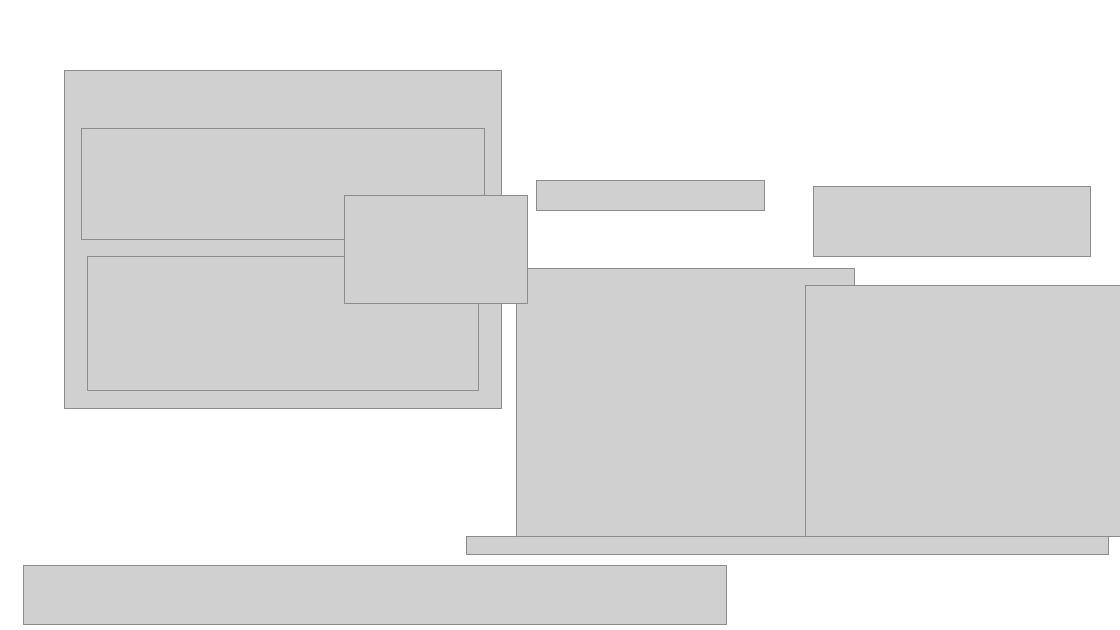
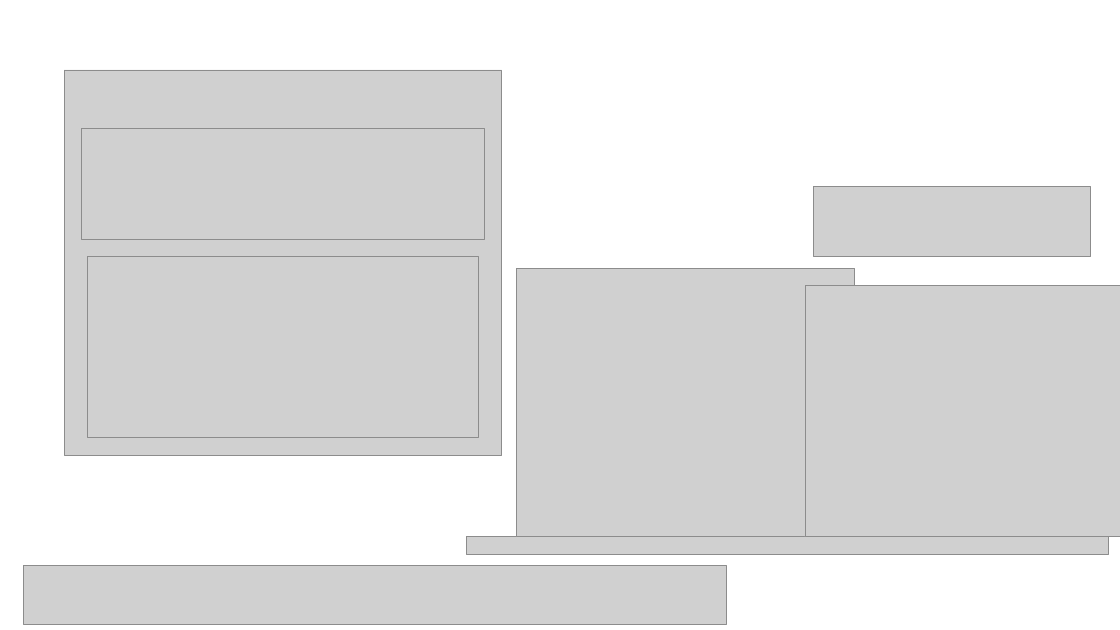
Before and after one commit to kvrancic/cs2881r-iphr-reproduction, a slide deck: slide 52 of deck/IPHR_Reproduction.pptx. Drawn at 1120x630 pixels with LibreOffice and Linux fonts; fonts in the diff are those of the drawing; grey boxes stand for pictures; background and template pictures are left out. Boxes give left, top, right and bottom in pixels: in the first picture for what was removed or moved away, otherwise in the second. Text is boxed around its words. In the diff, an @@ line names an element or a change of style, - is before the commit and + after.

```diff
--- a/deck/IPHR_Reproduction.pptx
+++ b/deck/IPHR_Reproduction.pptx
@@ picture: place and size @@
-picture at (64, 70, 502, 408)
+picture at (64, 70, 502, 455)
@@ picture removed at (344, 196, 528, 303) @@
@@ picture removed at (537, 181, 765, 210) @@
@@ picture: place and size @@
-picture at (87, 257, 478, 392)
+picture at (87, 257, 478, 438)
```
Also in this commit, not shown: 18 other slides changed, 4 slides added, 4 slides removed, 46 other files.
